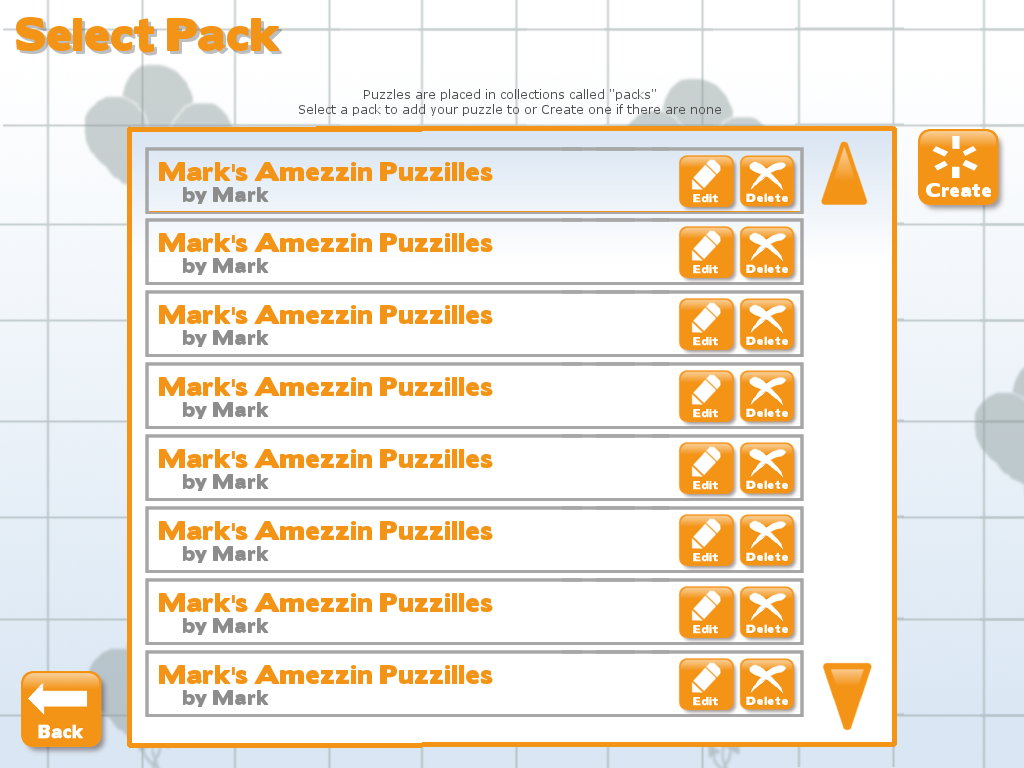
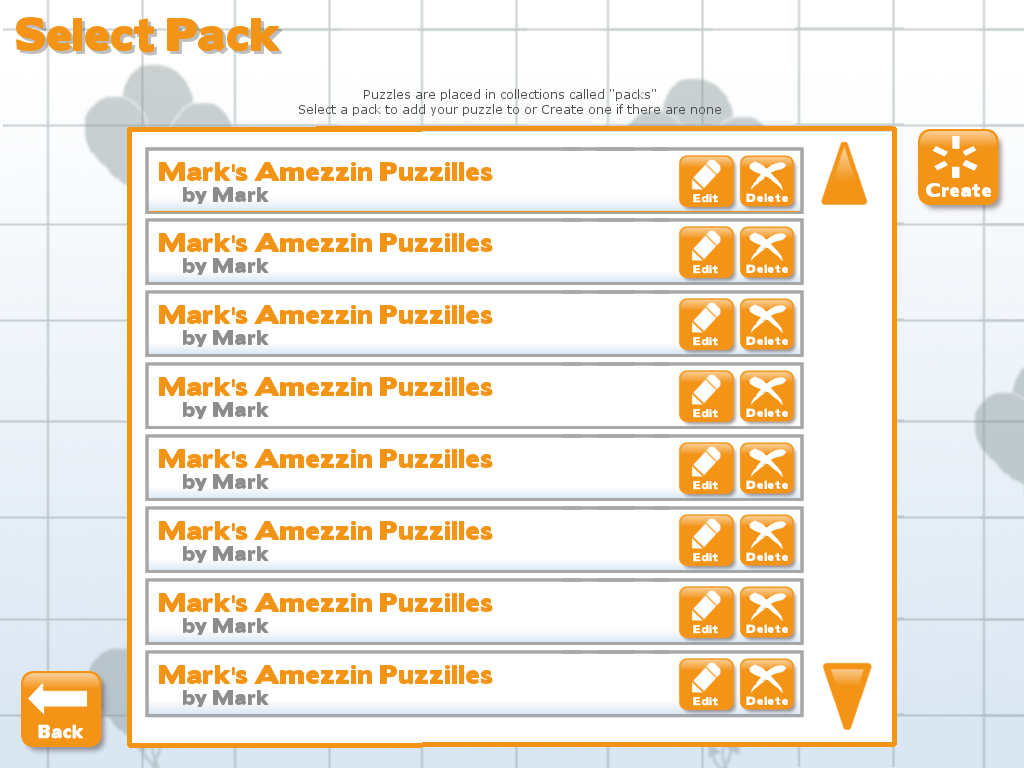
Layered file, before and after one edit (w=1024, h=768). Changes by layer:
added layer "Layer #2" above "Clipboard #4" over [146, 198, 803, 718]
painted on "Layer" over [132, 132, 892, 255]
